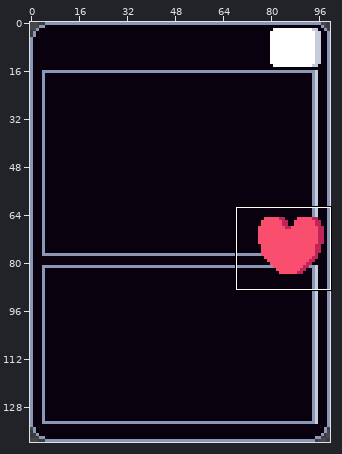
Pixel-art file: Assets/Sprites/UI/StructureCardFrame.aseprite. The first picture is a wide view before the edit; the outline marks the close-up.
Close-up. Old version:
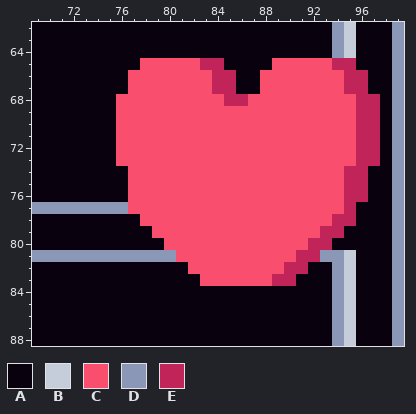
100x140 pixels, 1 frame. Shown: x 69..99, y 62..88.
Visible layers, top first: "Cost", "Health", "Frames", "Background".
Palette (. is transparent): A #09010d  B #c5cddb  C #f94e6d  D #8b97b6  E #c12458
Pixels before, first column x 69:
62 AAAAAAAAAAAAAAAAAAAAAAAAADBAAAD
63 AAAAAAAAAAAAAAAAAAAAAAAAADBAAAD
64 AAAAAAAAAAAAAAAAAAAAAAAAADBAAAD
65 AAAAAAAAACCCCCEEAAAACCCCCEEAAAD
66 AAAAAAAACCCCCCCEEAACCCCCCCEEAAD
67 AAAAAAAACCCCCCCEEAACCCCCCCEEAAD
68 AAAAAAACCCCCCCCCEECCCCCCCCCEEAD
69 AAAAAAACCCCCCCCCCCCCCCCCCCCEEAD
70 AAAAAAACCCCCCCCCCCCCCCCCCCCEEAD
71 AAAAAAACCCCCCCCCCCCCCCCCCCCEEAD
72 AAAAAAACCCCCCCCCCCCCCCCCCCCEEAD
73 AAAAAAACCCCCCCCCCCCCCCCCCCCEEAD
74 AAAAAAAACCCCCCCCCCCCCCCCCCEEAAD
75 AAAAAAAACCCCCCCCCCCCCCCCCCEEAAD
76 AAAAAAAACCCCCCCCCCCCCCCCCCEEAAD
77 DDDDDDDDCCCCCCCCCCCCCCCCCCEAAAD
78 AAAAAAAAACCCCCCCCCCCCCCCCEEAAAD
79 AAAAAAAAAACCCCCCCCCCCCCCEEAAAAD
80 AAAAAAAAAAACCCCCCCCCCCCEEAAAAAD
81 DDDDDDDDDDDDCCCCCCCCCCEEDDBAAAD
82 AAAAAAAAAAAAACCCCCCCCEEAADBAAAD
83 AAAAAAAAAAAAAACCCCCCEEAAADBAAAD
84 AAAAAAAAAAAAAAAAAAAAAAAAADBAAAD
85 AAAAAAAAAAAAAAAAAAAAAAAAADBAAAD
86 AAAAAAAAAAAAAAAAAAAAAAAAADBAAAD
87 AAAAAAAAAAAAAAAAAAAAAAAAADBAAAD
88 AAAAAAAAAAAAAAAAAAAAAAAAADBAAAD
The same view after the edit:
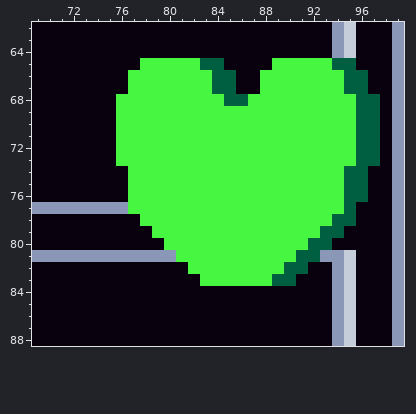
Commit message: Updating Card Display to show exact life total
What changed:
colour C: #f94e6d -> #47f641
colour E: #c12458 -> #005f41
Pixel boxes of the changes (left, top, right, bottom) in both close-ups:
changed: (116, 58, 380, 286)
